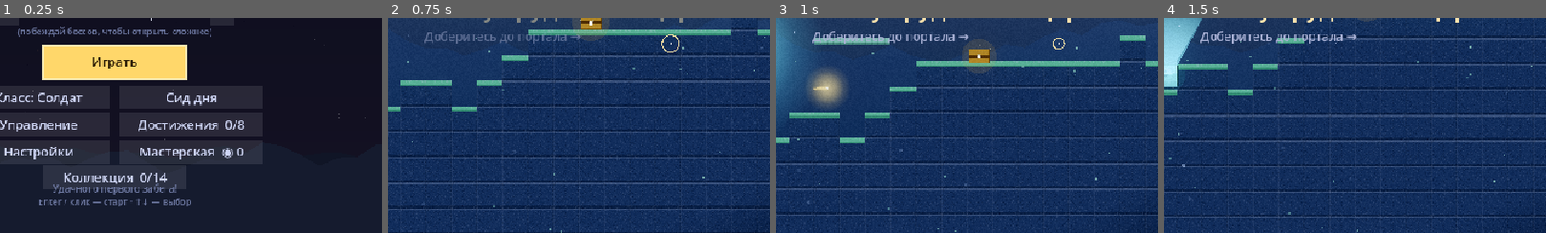
Above: before the commit, frames 1-4 (left to right).
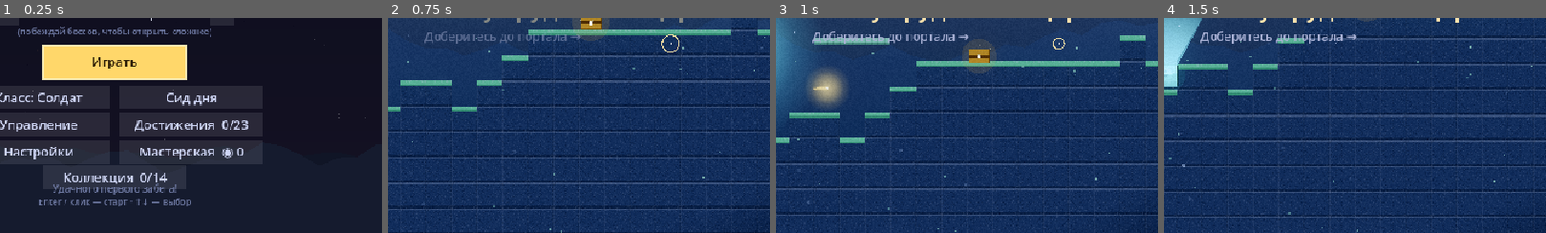
Above: after the commit, the same moments.

Repository: agent-carl/probable-enigma
Game: Godot game, scene res://Main.tscn
The game is run twice, just before and just after one commit, with the same random seed, the same clock (stepped at 60 frames per second) and the same inputs.
Inputs (mouse positions are % of the whole screen's width and height, from its top left):
- Up to frame 1 (0.25 s): no input
- Up to frame 2 (0.75 s): tap Enter at 0.5 s; move the mouse to (72, 45) at 0.52 s; hold D from 0.53 s (still down); hold Shift from 0.53 s (still down); click (72, 45) at 0.67 s
- Up to frame 3 (1 s): keep holding D; keep holding Shift; tap Space at 0.77 s
- Up to frame 4 (1.5 s): tap Space at 1.07 s; move the mouse to (30, 55) at 1.27 s; release D at 1.28 s; release Shift at 1.28 s; hold S from 1.28 s (still down); tap Q at 1.35 s
The pictures show only the part of the screen within x 35-85%, y 39-89%; the shares and areas given below are measured in that part.

The runs differ from the first frame. In frame 1, 0.8% of the frame differs, in the area x 35-65%, y 47-53%; in frame 2, nothing differs; in frame 3, nothing differs; in frame 4, nothing differs.

Commit message:
Контент: +6 реликвий и +15 достижений (8→23)
Реликвии (13→19), все с уникальными триггерами через существующие хуки:
- Охотник (+30% урона по врагам >70% HP), Жажда крови (+урон при низком HP),
  Возмездие (следующее попадание ×2 после полученного урона) — в расчёте
  урона hurt_enemy;
- Сифон (8% урона → щит) — на попадании; Шрапнель (осколки-пули из трупа) и
  Разгон (ускорение бега/стрельбы на ~1.5с) — на убийстве.
Новые поля игрока momentum_t/vengeance; разгон применяется к движению и cd
стрельбы. Все шесть локализованы (RU/EN), доступны сразу (пул реликвий).

Достижения (8→23): забеговые (серия x25, 2500 очков, 60 монет, 5 реликвий,
5000 урона, точность 95%, 5 минут, уровень 15, «Кошмар», забег дня) и
пожизненные (1000 убийств, 10 боссов, 25 сундуков, 25 забегов, открыть всю
коллекцию). Экран достижений переделан в две колонки (вмещает 23). Проверки
в check_achievements, вызывается на зачистке уровня/гибели босса/смерти;
«Кошмар» — в блоке гибели босса. Локализовано.

Также: помечен дубль `score += 100 + lvl*25` в level_clear (оставлен как
есть — возможно намеренное удвоение). Test.gd +секция 51 (6 реликвий:
урон-хуки, щит, осколки, разгон). Проверено: парсинг, все тесты, скриншот
экрана достижений (2 колонки, 23 шт.).

Co-Authored-By: Claude Opus 4.8 <noreply@anthropic.com>
Claude-Session: https://claude.ai/code/session_01CUUtNpiNcdpS7KL7R6tZmp

Diff:
--- a/godot/Game.gd
+++ b/godot/Game.gd
@@ -93,6 +93,12 @@
 	"regen":      { "icon": "🌿", "name": "Регенерация", "desc": "Медленно восстанавливает здоровье" },
 	"executioner":{ "icon": "🪓", "name": "Палач", "desc": "+50% урона по врагам с HP < 30%" },
 	"bulwark":    { "icon": "🛉", "name": "Бастион", "desc": "+25 щита в начале каждого уровня" },
+	"hunter":     { "icon": "🎯", "name": "Охотник", "desc": "+30% урона по врагам с HP > 70% (первый удар больнее)" },
+	"siphon":     { "icon": "🛡", "name": "Сифон", "desc": "8% нанесённого урона возвращается щитом" },
+	"splinter":   { "icon": "💥", "name": "Шрапнель", "desc": "Убитый враг выпускает осколки во все стороны" },
+	"momentum":   { "icon": "🏃", "name": "Разгон", "desc": "Убийство ненадолго ускоряет бег и стрельбу" },
+	"bloodlust":  { "icon": "🔥", "name": "Жажда крови", "desc": "Чем ниже HP, тем выше урон (до +50%)" },
+	"vengeance":  { "icon": "⚔", "name": "Возмездие", "desc": "После получения урона следующее попадание ×2" },
 }
 
 # Активные предметы (слот, клавиша E): мгновенные/area-способности с кулдауном
@@ -133,6 +139,21 @@
 	{ "id": "sharpshooter", "name": "Снайпер", "desc": "Точность 90%+ за забег (30+ выстрелов)" },
 	{ "id": "high_score", "name": "Богач", "desc": "Набрать 1000 очков за забег" },
 	{ "id": "survivor", "name": "Живучий", "desc": "Прожить 3 минуты за один забег" },
+	{ "id": "combo_legend", "name": "Неудержимый", "desc": "Серия из 25 убийств" },
+	{ "id": "rich_legend", "name": "Магнат", "desc": "Набрать 2500 очков за забег" },
+	{ "id": "coin_hoard", "name": "Скопидом", "desc": "Накопить 60 монет за забег" },
+	{ "id": "relic_collector", "name": "Сила реликвий", "desc": "Собрать 5 реликвий за один забег" },
+	{ "id": "overkill", "name": "Перебор", "desc": "Нанести 5000 урона за забег" },
+	{ "id": "marksman", "name": "Меткий стрелок", "desc": "Точность 95%+ за забег (50+ выстрелов)" },
+	{ "id": "nightmare", "name": "Кошмар наяву", "desc": "Победить босса на «Кошмаре» и выше" },
+	{ "id": "iron_run", "name": "Двужильный", "desc": "Прожить 5 минут за один забег" },
+	{ "id": "deep_legend", "name": "Бездна зовёт", "desc": "Дойти до 15-го уровня" },
+	{ "id": "daily_player", "name": "Сегодня мой день", "desc": "Сыграть забег дня" },
+	{ "id": "veteran", "name": "Ветеран", "desc": "1000 убийств за всё время" },
+	{ "id": "boss_legend", "name": "Гроза боссов", "desc": "Победить 10 боссов за всё время" },
+	{ "id": "treasure_hunter", "name": "Кладоискатель", "desc": "Открыть 25 сундуков за всё время" },
+	{ "id": "persistent", "name": "Упорство", "desc": "Сыграть 25 забегов" },
+	{ "id": "completionist", "name": "Первопроходец", "desc": "Открыть весь контент коллекции" },
 ]
 
 # Разблокируемый контент: эти оружие/реликвии открываются по достижению порога
@@ -442,6 +463,18 @@
 	"+50% урона по врагам с HP < 30%": "+50% damage to enemies below 30% HP",
 	"Бастион": "Bastion",
 	"+25 щита в начале каждого уровня": "+25 shield at the start of each level",
+	"Охотник": "Hunter",
+	"+30% урона по врагам с HP > 70% (первый удар больнее)": "+30% damage to enemies above 70% HP (first hit hurts more)",
+	"Сифон": "Siphon",
+	"8% нанесённого урона возвращается щитом": "8% of damage dealt returns as shield",
+	"Шрапнель": "Shrapnel",
+	"Убитый враг выпускает осколки во все стороны": "Slain enemies burst into splinters in all directions",
+	"Разгон": "Momentum",
+	"Убийство ненадолго ускоряет бег и стрельбу": "A kill briefly boosts run and fire speed",
+	"Жажда крови": "Bloodlust",
+	"Чем ниже HP, тем выше урон (до +50%)": "The lower your HP, the more damage (up to +50%)",
+	"Возмездие": "Vengeance",
+	"После получения урона следующее попадание ×2": "After taking damage, your next hit deals ×2",
 	# Активные предметы
 	"Бомба": "Bomb",
 	"Взрыв по области у прицела": "Area blast at the cursor",
@@ -494,6 +527,35 @@
 	"Набрать 1000 очков за забег": "Score 1000 points in a run",
 	"Живучий": "Survivor",
 	"Прожить 3 минуты за один забег": "Survive 3 minutes in a single run",
+	"Неудержимый": "Unstoppable",
+	"Серия из 25 убийств": "A streak of 25 kills",
+	"Магнат": "Tycoon",
+	"Набрать 2500 очков за забег": "Score 2500 in a run",
+	"Скопидом": "Hoarder",
+	"Накопить 60 монет за забег": "Hold 60 coins in a run",
+	"Сила реликвий": "Relic Power",
+	"Собрать 5 реликвий за один забег": "Collect 5 relics in a single run",
+	"Перебор": "Overkill",
+	"Нанести 5000 урона за забег": "Deal 5000 damage in a run",
+	"Меткий стрелок": "Marksman",
+	"Точность 95%+ за забег (50+ выстрелов)": "95%+ accuracy in a run (50+ shots)",
+	"Кошмар наяву": "Living Nightmare",
+	"Победить босса на «Кошмаре» и выше": "Beat a boss on Nightmare or higher",
+	"Двужильный": "Iron-Willed",
+	"Прожить 5 минут за один забег": "Survive 5 minutes in a single run",
+	"Бездна зовёт": "The Abyss Calls",
+	"Дойти до 15-го уровня": "Reach level 15",
+	"Сегодня мой день": "My Day Today",
+	"Сыграть забег дня": "Play a daily run",
+	"1000 убийств за всё время": "1000 kills all-time",
+	"Гроза боссов": "Boss Bane",
+	"Победить 10 боссов за всё время": "Defeat 10 bosses all-time",
+	"Кладоискатель": "Treasure Hunter",
+	"Открыть 25 сундуков за всё время": "Open 25 chests all-time",
+	"Упорство": "Persistence",
+	"Сыграть 25 забегов": "Play 25 runs",
+	"Первопроходец": "Trailblazer",
+	"Открыть весь контент коллекции": "Unlock all collection content",
 	# Сложность
 	"Норма": "Normal",
 	"Ветеран": "Veteran",
@@ -1797,6 +1859,7 @@
 		"dash_cd": 0, "dash_t": 0, "dash_dir": 1.0, "squash": 0.0,
 		"active": "bomb", "active_cd": 0, "active_max": ACTIVES["bomb"].cd,
 		"shield": 0.0, "max_shield": 0.0, "ride_id": -1,
+		"momentum_t": 0.0, "vengeance": false,
 		"weapons": [{ "id": "pistol", "ammo": INF }], "wi": 0,
 		"stats": {
 			"dmg_mul": 1.0, "cd_mul": 1.0, "spd_mul": 1.0, "jumps": 1, "lifesteal": 0,
@@ -2216,6 +2279,7 @@
 func level_clear() -> void:
 	score += 100 + lvl * 25
 	score += 100 + lvl * 25
+	check_achievements()   # вехи забега (серия/очки/реликвии) открываются сразу
 	play_sfx("portal")
 	offer_upgrades()
 
@@ -2226,6 +2290,8 @@
 		return
 	var real: int = max(1, roundi(dmg * P.stats.armor_mul))
 	P.inv = 55
+	if has_relic("vengeance"):
+		P.vengeance = true   # следующее попадание усилено
 	P.vx = clampf(P.vx + from_dir * 4.0, -8, 8)
 	P.vy = min(P.vy, -4.0)
 	shake = min(14.0, shake + 7.0)
@@ -2393,9 +2459,20 @@
 		dmg = max(1, int(round(dmg * 0.6)))
 	if has_relic("executioner") and en.hp < 0.3 * en.maxhp:
 		dmg = int(round(dmg * 1.5))   # добивание ослабленных
+	if has_relic("hunter") and en.hp > 0.7 * en.maxhp:
+		dmg = int(round(dmg * 1.3))   # бонус по «свежим» врагам
+	if has_relic("bloodlust") and not P.is_empty():
+		dmg = int(round(dmg * (1.0 + 0.5 * (1.0 - clampf(P.hp / P.maxhp, 0.0, 1.0)))))
+	if not silent and has_relic("vengeance") and P.get("vengeance", false):
+		dmg *= 2   # отложенный контрудар после полученного урона
+		P.vengeance = false
 	en.hp -= dmg
 	en.hurt_t = 90
 	damage_dealt += dmg
+	if not silent and has_relic("siphon") and not P.is_empty():
+		if P.max_shield < 40.0:
+			P.max_shield = 40.0
+		P.shield = minf(P.max_shield, P.shield + maxf(1.0, dmg * 0.08))
 	ult = min(ULT_MAX, ult + dmg * (1.6 if has_relic("overcharge") else 1.0))  # урон заряжает ультимейт
 	if not silent:
 		add_text(en.x + en.w / 2.0, en.y - 4, str(dmg), Color("#ffd86b") if crit else Color.WHITE)
@@ -2426,6 +2503,10 @@
 			P.hp = min(P.maxhp, P.hp + 10)
 		if has_relic("midas"):
 			coins += 1
+		if has_relic("momentum"):
+			P.momentum_t = 90.0   # ~1.5 с разгона
+		if has_relic("splinter") and not en.get("boss", false) and not _detonating:
+			_splinter_burst(en.x + en.w / 2.0, en.y + en.h / 2.0)
 		if has_relic("detonate") and not en.get("boss", false) and not _detonating:
 			_detonating = true   # труп взрывается (без цепной рекурсии)
 			explode(en.x + en.w / 2.0, en.y + en.h / 2.0, 58.0, 18, "p")
@@ -2453,8 +2534,11 @@
 			add_text(en.x + en.w / 2.0, en.y - 30, T("БОСС ПОВЕРЖЕН! +500"), Color("#ffd86b"))
 			play_sfx("portal")
 			unlock("boss_slayer")
+			if difficulty >= 2:
+				unlock("nightmare")   # босс повержен на «Кошмаре»+
 			prog.bosses = int(prog.get("bosses", 0)) + 1   # пожизненный счётчик боссов
 			check_unlocks()
+			check_achievements()
 			grant_random_relic()   # награда за босса — реликвия
 			if difficulty >= max_difficulty and max_difficulty < 3:
 				max_difficulty = difficulty + 1   # открыта новая сложность
@@ -2572,6 +2656,16 @@
 	chain_bolts.append({ "x1": sx, "y1": sy, "x2": best.x + best.w / 2.0, "y2": best.y + best.h / 2.0, "life": 6.0 })
 	hurt_enemy(best, max(1, int(dmg * 0.4)), false, true)
 
+func _splinter_burst(cx: float, cy: float) -> void:
+	# «Шрапнель»: труп выпускает осколки-пули по кругу
+	var dmg: int = maxi(4, int(8 * P.stats.dmg_mul))
+	for i in range(5):
+		var a := i * TAU / 5.0 + rng.randf() * 0.3
+		bullets.append({
+			"x": cx, "y": cy, "vx": cos(a) * 7.0, "vy": sin(a) * 7.0,
+			"dmg": dmg, "crit": false, "from": "p", "life": 32, "color": _col("#ffd1a8"),
+		})
+
 # ============================== Движущиеся платформы ==============================
 
 func update_moving_platforms() -> void:
@@ -2660,7 +2754,7 @@
 		return
 	if is_finite(slot.ammo):
 		slot.ammo -= 1
-	P.cd = max(3, roundi(w.cd * P.stats.cd_mul * (0.6 if adrenaline_active() else 1.0)))
+	P.cd = max(3, roundi(w.cd * P.stats.cd_mul * (0.6 if adrenaline_active() else 1.0) * (0.8 if P.get("momentum_t", 0.0) > 0.0 else 1.0)))
 	tut.shoot = true
 	var cx: float = P.x + P.w / 2.0
 	var cy: float = P.y + P.h / 2.0 - 2
@@ -2828,7 +2922,8 @@
 	var dir: int = input.move
 	if dir != 0:
 		tut.move = true
-	var target: float = dir * 4.3 * st.spd_mul * (1.4 if adrenaline_active() else 1.0)
+	var momentum := 1.25 if P.get("momentum_t", 0.0) > 0.0 else 1.0   # «Разгон» от убийств
+	var target: float = dir * 4.3 * st.spd_mul * (1.4 if adrenaline_active() else 1.0) * momentum
 	var accel := 0.8 if P.on_ground else 0.45
 	P.vx += clampf(target - P.vx, -accel, accel)
 	if abs(P.vx) < 0.05:
@@ -2932,6 +3027,8 @@
 			level_clear()
 			return
 
+	if P.get("momentum_t", 0.0) > 0.0:
+		P.momentum_t -= 1.0
 	if P.inv > 0:
 		P.inv -= 1
 	if P.cd > 0:
@@ -5781,20 +5878,19 @@
 			_text(Vector2(cx, hy + 4), "Геймпад: стики — движение/прицел, A — прыжок, RT/RB — огонь, LT/B — рывок, Y — ульта, LB — оружие", 12, Color("#6f7aa3"), true)
 			_btn(Rect2(cx - 90, hy + 26, 180, 40), "← Назад", "menu", false)
 		"achievements":
-			_text(Vector2(cx, 56), "Достижения", 34, Color("#ffe9b0"), true)
-			_text(Vector2(cx, 88), T("Открыто %d из %d") % [unlocked.size(), ACHIEVEMENTS.size()], 15, Color("#9be8ff"), true)
-			var ay := 118.0
-			for a in ACHIEVEMENTS:
+			_text(Vector2(cx, 44), "Достижения", 30, Color("#ffe9b0"), true)
+			_text(Vector2(cx, 72), T("Открыто %d из %d") % [unlocked.size(), ACHIEVEMENTS.size()], 14, Color("#9be8ff"), true)
+			var per_col := int(ceil(ACHIEVEMENTS.size() / 2.0))
+			for ai in range(ACHIEVEMENTS.size()):
+				var a: Dictionary = ACHIEVEMENTS[ai]
 				var got: bool = unlocked.has(a.id)
-				var rect := Rect2(cx - 280, ay, 560, 38)
-				_ci.draw_rect(rect, Color(0.16, 0.22, 0.14, 0.5) if got else Color(1, 1, 1, 0.04))
-				_ci.draw_rect(rect, Color(0.49, 0.95, 0.55, 0.6) if got else Color(1, 1, 1, 0.1), false, 1.0)
-				_text(Vector2(rect.position.x + 14, ay + 25), "✓" if got else "🔒", 18, Color("#7df2a5") if got else Color("#6f7aa3"))
-				_text(Vector2(rect.position.x + 44, ay + 24), a.name, 15, Color("#eaf0ff") if got else Color("#8d97bd"))
-				var dwx := font.get_string_size(T(a.desc), HORIZONTAL_ALIGNMENT_LEFT, -1, 12).x
-				_text(Vector2(rect.position.x + 546 - dwx, ay + 24), a.desc, 12, Color("#aab3d6") if got else Color("#5a6385"))
-				ay += 44.0
-			_btn(Rect2(cx - 90, ay + 6, 180, 40), "← Назад", "menu", false)
+				var col_x := (cx - 300.0) if ai < per_col else (cx + 8.0)
+				var row := ai % per_col
+				var ry := 92.0 + row * 32.0
+				_text(Vector2(col_x, ry + 11), "✓" if got else "🔒", 13, Color("#7df2a5") if got else Color("#6f7aa3"))
+				_text(Vector2(col_x + 20, ry + 9), a.name, 13, Color("#eaf0ff") if got else Color("#8d97bd"))
+				_text(Vector2(col_x + 20, ry + 23), a.desc, 9, Color("#aab3d6") if got else Color("#5a6385"))
+			_btn(Rect2(cx - 90, 488, 180, 34), "← Назад", "menu", false)
 		"collection":
 			_text(Vector2(cx, 50), "Коллекция", 32, Color("#ffe9b0"), true)
 			_text(Vector2(cx, 80), T("Открыто %d из %d") % [_unlocks_count(), UNLOCK_DEFS.size()], 14, Color("#9be8ff"), true)
@@ -6226,6 +6322,35 @@
 		unlock("survivor")
 	if shots_fired >= 30 and accuracy() >= 0.9:
 		unlock("sharpshooter")
+	if max_combo >= 25:
+		unlock("combo_legend")
+	if score >= 2500:
+		unlock("rich_legend")
+	if coins >= 60:
+		unlock("coin_hoard")
+	if relics.size() >= 5:
+		unlock("relic_collector")
+	if damage_dealt >= 5000:
+		unlock("overkill")
+	if shots_fired >= 50 and accuracy() >= 0.95:
+		unlock("marksman")
+	if run_ticks >= 60 * 300:
+		unlock("iron_run")
+	if lvl >= 15:
+		unlock("deep_legend")
+	if daily_run:
+		unlock("daily_player")
+	# пожизненные вехи
+	if int(prog.get("kills", 0)) >= 1000:
+		unlock("veteran")
+	if int(prog.get("bosses", 0)) >= 10:
+		unlock("boss_legend")
+	if int(prog.get("chests", 0)) >= 25:
+		unlock("treasure_hunter")
+	if int(prog.get("runs", 0)) >= 25:
+		unlock("persistent")
+	if unlocks.size() >= UNLOCK_DEFS.size():
+		unlock("completionist")
 
 func _save_best(v: int) -> void:
 	best = v
--- a/godot/Test.gd
+++ b/godot/Test.gd
@@ -1413,6 +1413,58 @@
 					elevated += 1   # сундук заметно выше уровня земли = на башне-платформе
 	_ok(elevated > 0, "reward towers place elevated chests (%d)" % elevated)
 
+	# ---------- 51. Новые реликвии ----------
+	game.state = "play"
+	game.P = game.make_player()
+	game.P.maxhp = 100.0
+	game.P.hp = 100.0
+	game.bullets = []
+	game._detonating = false
+	# hunter: +урон по «свежим» врагам
+	game.relics = { "hunter": true }
+	var eh: Dictionary = game._spawn_enemy("walker", 0, 0)
+	eh.hp = 100; eh.maxhp = 100
+	game.hurt_enemy(eh, 10, false, true)
+	_ok(eh.hp <= 87, "hunter boosts damage on full-HP enemy (hp=%d)" % int(eh.hp))
+	# bloodlust: +урон при низком HP
+	game.relics = { "bloodlust": true }
+	game.P.hp = 10.0
+	var eb: Dictionary = game._spawn_enemy("walker", 0, 0)
+	eb.hp = 100; eb.maxhp = 100
+	game.hurt_enemy(eb, 10, false, true)
+	_ok(eb.hp <= 86, "bloodlust boosts damage at low HP (hp=%d)" % int(eb.hp))
+	game.P.hp = 100.0
+	# siphon: урон даёт щит
+	game.relics = { "siphon": true }
+	game.P.shield = 0.0; game.P.max_shield = 0.0
+	var es: Dictionary = game._spawn_enemy("walker", 0, 0)
+	es.hp = 100; es.maxhp = 100
+	game.hurt_enemy(es, 30, false, false)
+	_ok(game.P.shield > 0.0, "siphon grants shield on hit (%.1f)" % game.P.shield)
+	# vengeance: следующий удар ×2 и расходуется
+	game.relics = { "vengeance": true }
+	game.P.vengeance = true
+	var ev: Dictionary = game._spawn_enemy("walker", 0, 0)
+	ev.hp = 100; ev.maxhp = 100
+	game.hurt_enemy(ev, 10, false, false)
+	_ok(ev.hp <= 80, "vengeance doubles next hit (hp=%d)" % int(ev.hp))
+	_ok(not game.P.vengeance, "vengeance consumed after hit")
+	# splinter: убийство выпускает осколки
+	game.relics = { "splinter": true }
+	game.bullets = []
+	var ek: Dictionary = game._spawn_enemy("walker", 100, 100)
+	ek.hp = 1; ek.maxhp = 100
+	game.hurt_enemy(ek, 50, false, true)
+	_ok(game.bullets.size() >= 5, "splinter spawns shrapnel (%d)" % game.bullets.size())
+	# momentum: убийство даёт разгон
+	game.relics = { "momentum": true }
+	var em: Dictionary = game._spawn_enemy("walker", 0, 0)
+	em.hp = 1; em.maxhp = 100
+	game.hurt_enemy(em, 50, false, true)
+	_ok(game.P.momentum_t > 0.0, "momentum set on kill")
+	game.relics = {}
+	game.bullets = []
+
 	if failures == 0:
 		print("\nALL TESTS PASSED")
 	else:
Not shown, changed: README.md
Not shown, changed: godot/README.md
